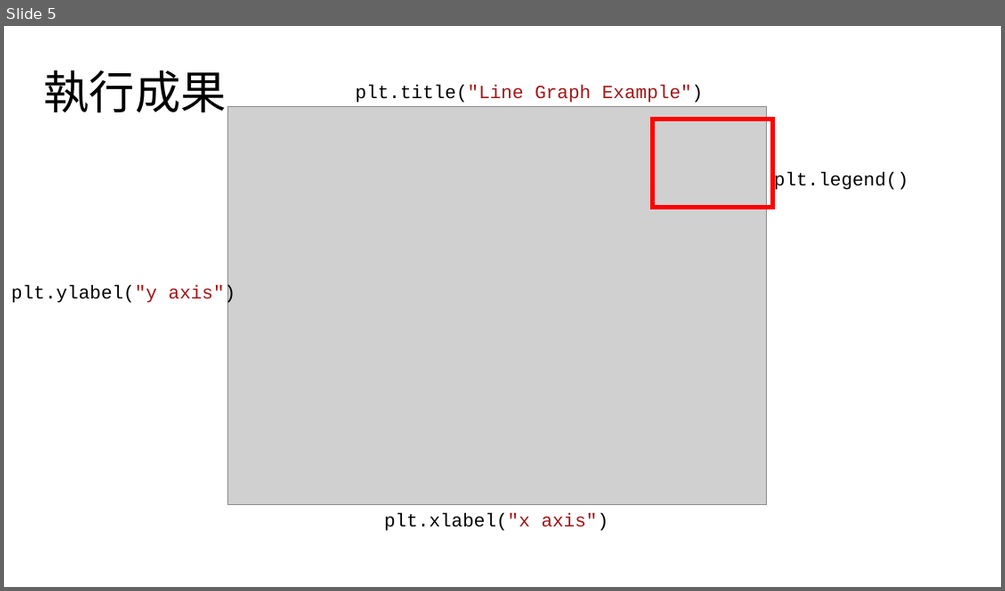
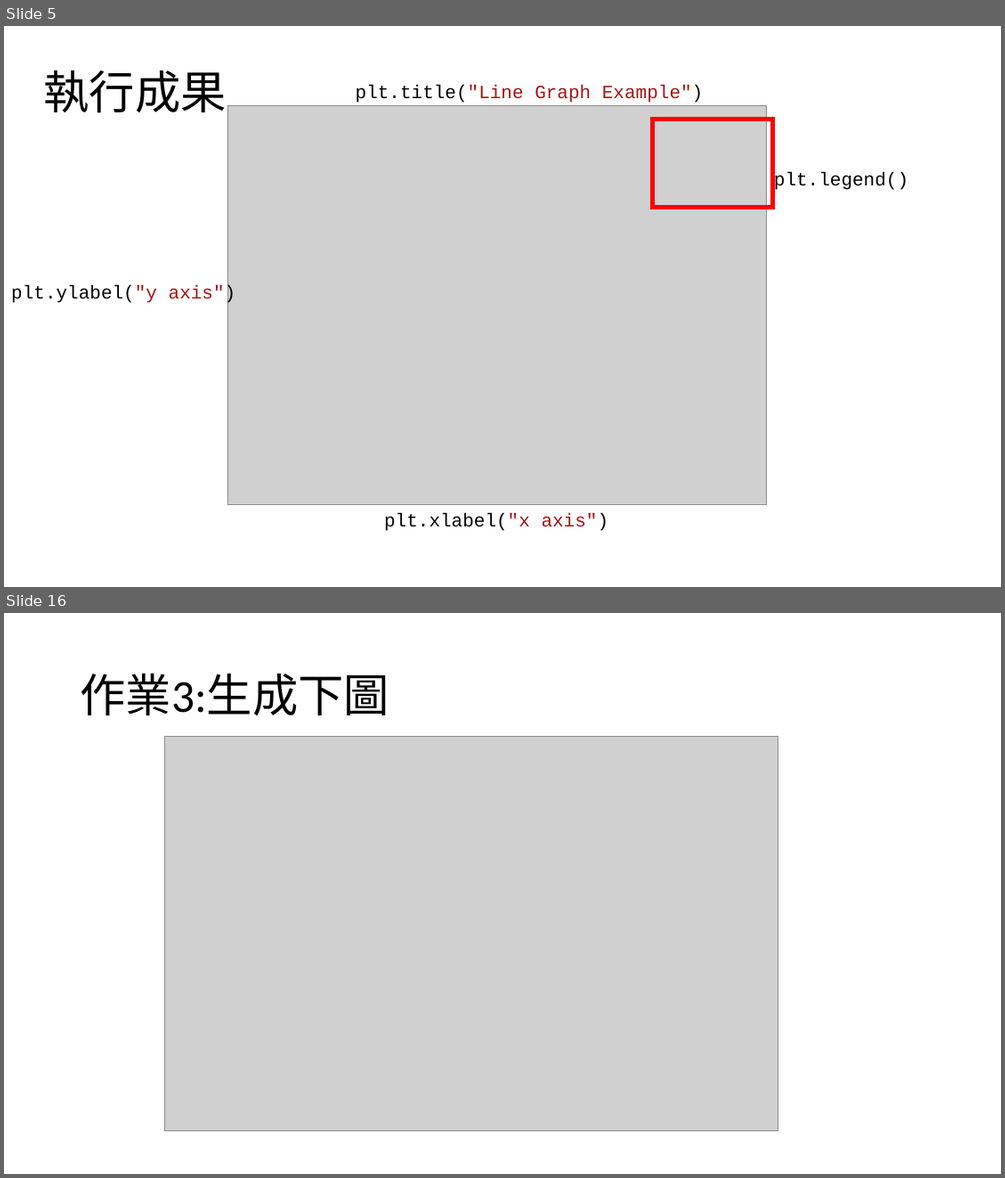
Before and after one commit to jon890613/Matplotlib, a slide deck: 簡報2.pptx. Shown one above the other, each under a label of ours: slide 5 before the commit, slides 5 and 16 after it; the slides between them are not shown. The pictures are 1005x591 and 1005x1178 pixels, drawn with LibreOffice and Linux fonts; fonts in the diff are those of the drawing; grey boxes stand for pictures. Boxes give left, top, right and bottom in pixels: in the first picture for what was removed or moved away, otherwise in the second. Text is boxed around its words. In the diff, an @@ line names an element or a change of style, - is before the commit and + after.

```diff
--- a/簡報2.pptx
+++ b/簡報2.pptx
@@ slide 16 added at (x1=4, y1=613, x2=1001, y2=1174), background #FFFFFF @@
@@ title added at (x1=80, y1=673, x2=389, y2=715), 44 pt, text #000000 @@
+作業3:生成下圖
@@ picture added at (x1=165, y1=737, x2=778, y2=1130) @@
```
Also in this commit, not shown: 2 slides changed, 16 other slides added, 1 slide removed.
